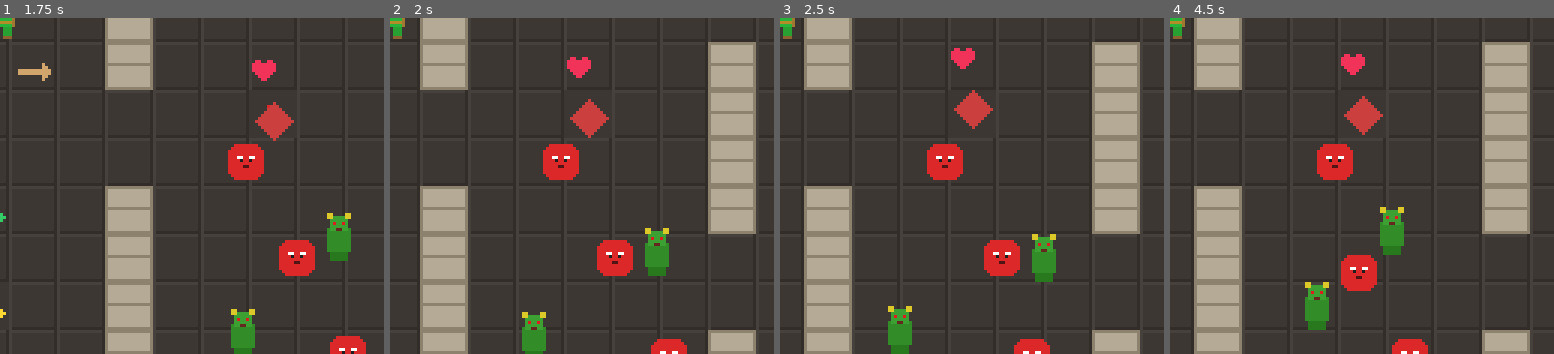
Above: before the commit, frames 1-4 (left to right).
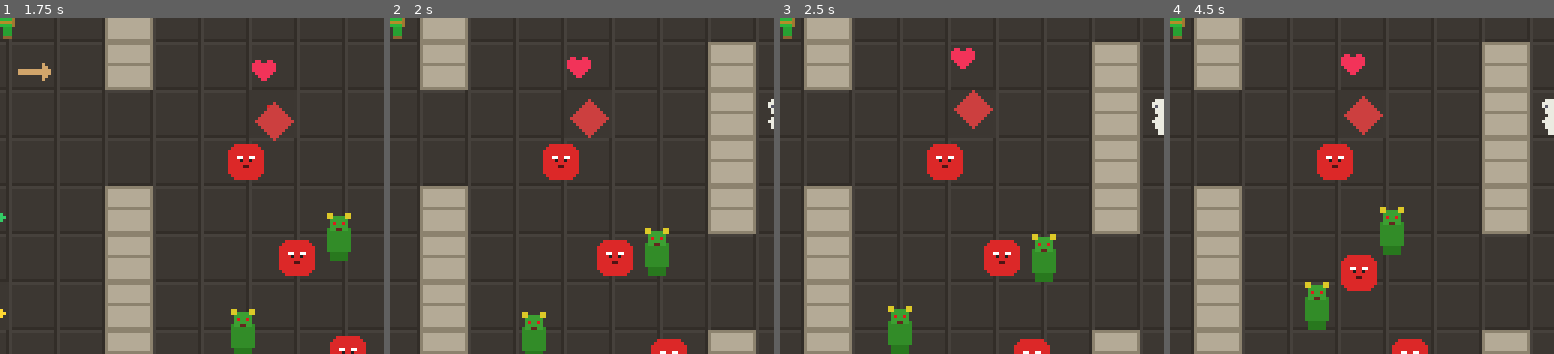
Above: after the commit, the same moments.

Repository: jjmcnerney/the-shadows-of-the-mirror
Game: Godot game, scene res://scenes/main/main_menu.tscn
Same seed, same stepped clock (60 frames per second), same inputs: the game is played once before the commit and once after it.
Inputs:
- Up to frame 1 (1.75 s): click "New Game" at 0.5 s; hold D (move_right) from 1.28 s (still down); hold J (attack) from 1.28 s (still down); tap W (move_up) at 1.52 s
- Up to frame 2 (2 s): keep holding D (move_right); keep holding J (attack)
- Up to frame 3 (2.5 s): keep holding D (move_right); release J (attack) at 2.03 s; tap J (attack) at 2.1 s; tap W (move_up) at 2.27 s
- Up to frame 4 (4.5 s): release D (move_right) at 2.78 s; hold A (move_left) 2.78-3.53 s; hold K (bow) 2.78-3.53 s; tap J (attack) at 3.05, 3.8 s; hold D (move_right) from 3.53 s (still down); tap Space (interact) at 3.6 s; tap W (move_up) at 3.77 s; hold L (item) from 4.28 s (still down)
The pictures show only the part of the screen within x 50-100%, y 50-100%; the shares and areas given below are measured in that part.

Frame 1 is identical in both runs. In frame 2, less than 0.1% of the frame differs, in the area x 98-100%, y 24-34%; in frame 3, 0.3%, in the area x 96-100%, y 24-35%; in frame 4, 0.3%.

Commit message:
feat: add Stalfos enemy (reassembling skeleton miniboss)
- scenes/enemies/stalfos.gd: extends Enemy; shatters into DOWN state on
  lethal hit and reassembles after a delay (lives=3), truly dying only
  after all reassemblies are exhausted. Post-reassemble invuln window.
- scenes/enemies/stalfos.tscn + placeholder sprite (bone-white skeleton).
- cathedral_crypts.gd: register stalfos spawner, place one guarding the
  Bomb Bag chamber.
- test_player.gd T15: verifies reassemble (DOWN->UP) then death after lives.

Diff:
--- a/scenes/dungeons/cathedral_crypts.gd
+++ b/scenes/dungeons/cathedral_crypts.gd
@@ -32,6 +32,7 @@
 const ENEMY_SCENES := {
 	"octorok": preload("res://scenes/enemies/octorok.tscn"),
 	"moblin": preload("res://scenes/enemies/moblin.tscn"),
+	"stalfos": preload("res://scenes/enemies/stalfos.tscn"),
 }
 const PICKUP_SCENE: PackedScene = preload("res://scenes/items/pickup.tscn")
 const PickupScript := preload("res://scenes/items/pickup.gd")
@@ -185,6 +186,8 @@
 	for i in range(spots.size()):
 		var kind := "octorok" if i % 2 == 0 else "moblin"
 		_spawn_enemy(kind, spots[i])
+	# Stalfos miniboss guards the Bomb Bag chamber (right room, row 3).
+	_spawn_enemy("stalfos", Vector2i(13, 3))
 
 # Gate criterion 8 stress test: F9 drops a 20-enemy batch (on top of baseline)
 # so you can eyeball 60fps with 20+ sprites. Spawns them in a ring AROUND the
--- /dev/null
+++ b/scenes/enemies/stalfos.gd
@@ -0,0 +1,116 @@
+# Stalfos — skeleton miniboss that reassembles after being knocked down.
+# Per development plan §4 Week 6 (T2.2.4): "Skeleton guards Bomb Bag, reassembles."
+#
+# Mechanic: a Stalfos patrols/chases like a normal enemy, but when its health
+# reaches 0 it does NOT die — it shatters into bones (a harmless "DOWN" state)
+# and after REASSEMBLE_DELAY reassembles with full health and resumes the fight.
+# This repeats up to `lives` times; on the final knockdown it truly dies.
+# (Classic ALttP Stalfos loop, simplified: no separate bone-pile scene, just a
+# timed knockdown + heal-back-up.)
+
+extends Enemy
+
+## Stalfos-specific sub-state layered on top of the base Enemy.State machine.
+enum StalfosState {
+	UP,    # normal combat (uses base PATROL/CHASE/ATTACK underneath)
+	DOWN,  # shattered, lying on the floor, harmless, reassembling
+}
+
+## How many times it reassembles before truly dying (lives = reassemblies + 1).
+@export var lives: int = 3
+
+var stalfos_state: StalfosState = StalfosState.UP
+var reassemble_timer: float = 0.0
+const REASSEMBLE_DELAY: float = 2.5
+var reassemblies_done: int = 0
+
+## Brief post-reassemble invulnerability so it isn't instantly re-shattered.
+var invincible: bool = false
+var _invuln_timer: float = 0.0
+
+func _ready() -> void:
+	super._ready()
+	health = 3
+	max_health = 3
+	move_speed = 35.0
+	aggro_radius = 110.0
+	attack_radius = 22.0
+	contact_damage = 1
+	is_boss = false
+
+# Full physics override: gate the whole base loop on the DOWN state.
+func _physics_process(delta: float) -> void:
+	if _invuln_timer > 0.0:
+		_invuln_timer -= delta
+		if _invuln_timer <= 0.0:
+			invincible = false
+
+	if stalfos_state == StalfosState.DOWN:
+		_handle_down(delta)
+		move_and_slide()
+		return
+
+	# UP: run the normal Enemy physics loop (AI + knockback + move + contact dmg).
+	super._physics_process(delta)
+
+	# If we just popped back up, restore upright visuals.
+	if sprite != null and sprite.rotation_degrees != 0.0:
+		sprite.rotation_degrees = 0.0
+		sprite.modulate = Color(1.0, 1.0, 1.0, 1.0)
+
+func _update_ai(delta: float) -> void:
+	# Only reached while UP (DOWN is intercepted in _physics_process).
+	match current_state:
+		State.PATROL: _handle_patrol(delta)
+		State.IDLE:   _handle_idle(delta)
+		State.ALERT:  _handle_alert(delta)
+		State.CHASE:  _handle_chase(delta)
+		State.ATTACK: _handle_attack(delta)
+		State.STUNNED: _handle_stunned(delta)
+		State.DEAD:   pass
+
+func _handle_down(delta: float) -> void:
+	velocity = Vector2.ZERO
+	reassemble_timer -= delta
+	if reassemble_timer <= 0.0:
+		_reassemble()
+
+func _reassemble() -> void:
+	reassemblies_done += 1
+	health = max_health
+	stalfos_state = StalfosState.UP
+	current_state = State.CHASE  # pop back up already aggroed
+	invincible = true
+	_invuln_timer = 0.6
+
+## Override take_damage: on a (non-final) lethal hit, shatter instead of dying.
+func take_damage(amount: int, from_direction: Vector2i, knockback: float = 100.0) -> void:
+	if current_state == State.DEAD:
+		return
+	if stalfos_state == StalfosState.DOWN:
+		return  # already shattered; ignore hits until it gets up
+	if invincible:
+		return  # post-reassemble grace window
+
+	health -= amount
+	knockback_velocity = Vector2(from_direction) * knockback
+	AudioManager.play_sfx_named("enemy_hurt" if not is_boss else "boss_hurt", global_position)
+
+	if health <= 0:
+		if reassemblies_done < lives:
+			_shatter()
+		else:
+			_die()
+	else:
+		current_state = State.STUNNED
+		stun_timer = STUN_DURATION
+
+func _shatter() -> void:
+	stalfos_state = StalfosState.DOWN
+	current_state = State.STUNNED
+	reassemble_timer = REASSEMBLE_DELAY
+	velocity = Vector2.ZERO
+	# Visually drop flat — rotate the sprite to read as "fallen".
+	if sprite != null:
+		sprite.rotation_degrees = 90.0
+		sprite.modulate = Color(0.7, 0.7, 0.7, 1.0)
--- /dev/null
+++ b/scenes/enemies/stalfos.tscn
@@ -0,0 +1,16 @@
+[gd_scene load_steps=3 format=3]
+
+[ext_resource type="Script" path="res://scenes/enemies/stalfos.gd" id="1_script"]
+[ext_resource type="Texture2D" path="res://assets/art/enemies/stalfos_placeholder.png" id="1_texture"]
+
+[sub_resource type="RectangleShape2D" id="RectangleShape2D_1"]
+size = Vector2(14, 14)
+
+[node name="Stalfos" type="CharacterBody2D"]
+script = ExtResource("1_script")
+
+[node name="Sprite2D" type="Sprite2D" parent="."]
+texture = ExtResource("1_texture")
+
+[node name="CollisionShape2D" type="CollisionShape2D" parent="."]
+shape = SubResource("RectangleShape2D_1")
--- a/scripts/tools/test_player.gd
+++ b/scripts/tools/test_player.gd
@@ -156,5 +156,33 @@
 		arrow.queue_free()
 	print("[T14] Arrow damages enemy on contact: %s (hp %d -> %d)" % [a_ok, hp_before, hp_after])
 
+	# Test 15: Stalfos reassembles after knockdown instead of dying (lives>1).
+	var stalfos_scene: PackedScene = load("res://scenes/enemies/stalfos.tscn")
+	var StalfosScript := preload("res://scenes/enemies/stalfos.gd")
+	var s_ok: bool = stalfos_scene != null
+	var reassembled: bool = false
+	var truly_died: bool = false
+	if s_ok:
+		var s: Node = stalfos_scene.instantiate()  # Stalfos class
+		# 3 starting health; lives=3 means it must be knocked down 4 times.
+		s.take_damage(3, Vector2i.LEFT)              # lethal -> shatter (DOWN)
+		var down_after_first: bool = (s.get("stalfos_state") == StalfosScript.StalfosState.DOWN)
+		# Simulate the reassemble timer elapsing.
+		s._handle_down(3.0)
+		var up_after_timer: bool = (s.get("stalfos_state") == StalfosScript.StalfosState.UP)
+		reassembled = down_after_first and up_after_timer
+		# Now kill it `lives` more times to exhaust reassemblies.
+		var died_signal_fired: bool = false
+		s.died.connect(func(_e): died_signal_fired = true)
+		for i in range(s.get("lives") + 1):
+			s.invincible = false
+			s._invuln_timer = 0.0
+			s.take_damage(99, Vector2i.LEFT)
+			if s.get("stalfos_state") == StalfosScript.StalfosState.DOWN:
+				s._handle_down(3.0)  # reassemble between knockdowns
+		truly_died = died_signal_fired or s.get("current_state") == Enemy.State.DEAD
+		s.queue_free()
+	print("[T15] Stalfos reassembles (DOWN->UP) then dies after lives exhausted: %s (reassembled=%s, died=%s)" % [s_ok and reassembled and truly_died, reassembled, truly_died])
+
 	print("\n=== All tests passed ===")
 	get_tree().quit()
Binary file added: assets/art/enemies/stalfos_placeholder.png
Not shown, added: assets/art/enemies/stalfos_placeholder.png.import
Not shown, added: scenes/enemies/stalfos.gd.uid
